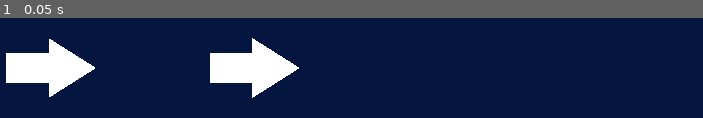
Above: before the commit, frame 1.
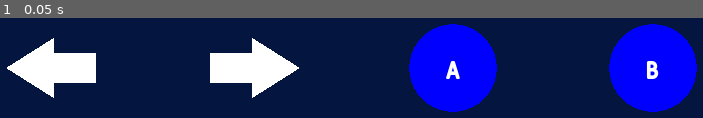
Above: after the commit, the same moment.

Repository: codemonsters/racekombat
Game: Godot game, scene res://Menu.tscn
Two runs of this game, one before a commit and one after it. Both use one fixed random seed, a clock stepped at 60 frames per second and the inputs below.
Inputs:
- Up to frame 1 (0.05 s): no input

The runs differ from the first frame. In frame 1, 19% of the frame differs, in the area x 0-100%, y 6-94%.
Error before the commit: Invalid set index 'rotation_degrees' (on base: 'Control') with value of type 'int'. (res://Menu.gd:11)

Commit message:
Añade botones y arregla rotación de flechas

Diff:
--- a/client/Arrow.tscn
+++ b/client/Assets/ArrowLeft.tscn
@@ -1,11 +1,14 @@
 [gd_scene format=2]
 
-[node name="Arrow" type="Control"]
+[node name="ArrowLeft" type="Control"]
 __meta__ = {
 "_edit_use_anchors_": false
 }
 
-[node name="Arrow" type="Polygon2D" parent="."]
+[node name="Node2D" type="Node2D" parent="."]
+rotation = -3.14159
+
+[node name="Arrow" type="Polygon2D" parent="Node2D"]
 position = Vector2( -72, -24 )
 scale = Vector2( 1.0625, 0.75 )
 polygon = PoolVector2Array( 0, 0, 0, 64, 64, 64, 64, 96, 135.529, 32, 64, -32, 64, 0 )
--- /dev/null
+++ b/client/Assets/ArrowRight.tscn
@@ -0,0 +1,13 @@
+[gd_scene format=2]
+
+[node name="ArrowRight" type="Control"]
+__meta__ = {
+"_edit_use_anchors_": false
+}
+
+[node name="Node2D" type="Node2D" parent="."]
+
+[node name="Arrow" type="Polygon2D" parent="Node2D"]
+position = Vector2( -72, -24 )
+scale = Vector2( 1.0625, 0.75 )
+polygon = PoolVector2Array( 0, 0, 0, 64, 64, 64, 64, 96, 135.529, 32, 64, -32, 64, 0 )
--- /dev/null
+++ b/client/Assets/Button.gd
@@ -0,0 +1,45 @@
+extends Control
+
+export(String) var button_name
+
+# Declare member variables here. Examples:
+# var a = 2
+# var b = "text"
+
+
+# Called when the node enters the scene tree for the first time.
+func _ready():
+	pass # Replace with function body.
+
+
+# Improved draw circle function (built in draw_circle() is pixelated)
+func draw_circle_custom(radius, color, maxerror = 0.1):
+
+	if radius <= 0.0:
+		return
+
+	var maxpoints = 1024 # I think this is renderer limit
+
+	var numpoints = ceil(PI / acos(1.0 - maxerror / radius))
+	numpoints = clamp(numpoints, 3, maxpoints)
+
+	var points = PoolVector2Array([])
+
+	for i in numpoints:
+		var phi = i * PI * 2.0 / numpoints
+		var v = Vector2(sin(phi), cos(phi))
+		points.push_back(v * radius)
+
+	draw_colored_polygon(points, color)
+
+
+func _draw():
+	draw_circle_custom(70, Color(0, 0, 1))
+	$Label.text = button_name
+	#draw_circle(Vector2(0,0), 70, Color(0, 0, 1))
+
+
+
+# Called every frame. 'delta' is the elapsed time since the previous frame.
+#func _process(delta):
+#	pass
--- /dev/null
+++ b/client/Assets/Button.tscn
@@ -0,0 +1,31 @@
+[gd_scene load_steps=4 format=2]
+
+[ext_resource path="res://Assets/Button.gd" type="Script" id=1]
+[ext_resource path="res://Assets/Fulbo-Tano.otf" type="DynamicFontData" id=2]
+
+[sub_resource type="DynamicFont" id=1]
+size = 40
+font_data = ExtResource( 2 )
+
+[node name="Button" type="Control"]
+script = ExtResource( 1 )
+__meta__ = {
+"_edit_use_anchors_": false
+}
+
+[node name="Label" type="Label" parent="."]
+anchor_left = 0.5
+anchor_top = 0.5
+anchor_right = 0.5
+anchor_bottom = 0.5
+margin_left = -20.0
+margin_top = -22.0
+margin_right = 20.0
+margin_bottom = 22.0
+custom_fonts/font = SubResource( 1 )
+align = 1
+valign = 1
+autowrap = true
+__meta__ = {
+"_edit_use_anchors_": false
+}
--- a/client/Menu.gd
+++ b/client/Menu.gd
@@ -7,8 +7,6 @@
 
 
 # Called when the node enters the scene tree for the first time.
-func _ready():
-	$HSplitContainer2/CenterContainer3/ArrowLeft.rotation_degrees = (180)
 
 ## Called every frame. 'delta' is the elapsed time since the previous frame.
 #func _process(delta):
--- a/client/Menu.tscn
+++ b/client/Menu.tscn
@@ -1,7 +1,9 @@
-[gd_scene load_steps=3 format=2]
+[gd_scene load_steps=5 format=2]
 
-[ext_resource path="res://Arrow.tscn" type="PackedScene" id=1]
+[ext_resource path="res://Assets/ArrowLeft.tscn" type="PackedScene" id=1]
 [ext_resource path="res://Menu.gd" type="Script" id=2]
+[ext_resource path="res://Assets/ArrowRight.tscn" type="PackedScene" id=3]
+[ext_resource path="res://Assets/Button.tscn" type="PackedScene" id=4]
 
 [node name="Node2D" type="Node2D"]
 script = ExtResource( 2 )
@@ -13,9 +15,6 @@
 __meta__ = {
 "_edit_use_anchors_": false
 }
-
-[node name="Timer" type="Timer" parent="."]
-autostart = true
 
 [node name="HSplitContainer2" type="HSplitContainer" parent="."]
 margin_right = 640.0
@@ -47,7 +46,7 @@
 "_edit_use_anchors_": false
 }
 
-[node name="ArrowRight" parent="HSplitContainer2/CenterContainer2" instance=ExtResource( 1 )]
+[node name="ArrowRight" parent="HSplitContainer2/CenterContainer2" instance=ExtResource( 3 )]
 margin_left = 157.0
 margin_top = 360.0
 margin_right = 157.0
@@ -57,8 +56,38 @@
 margin_left = 640.0
 margin_right = 1280.0
 margin_bottom = 720.0
+dragger_visibility = 2
 __meta__ = {
 "_edit_use_anchors_": false
 }
 
-[connection signal="timeout" from="Timer" to="." method="_on_Timer_timeout"]
+[node name="CenterContainer2" type="CenterContainer" parent="HSplitContainer"]
+margin_right = 320.0
+margin_bottom = 720.0
+size_flags_horizontal = 3
+__meta__ = {
+"_edit_use_anchors_": false
+}
+
+[node name="Button" parent="HSplitContainer/CenterContainer2" instance=ExtResource( 4 )]
+margin_left = 160.0
+margin_top = 360.0
+margin_right = 160.0
+margin_bottom = 360.0
+button_name = "A"
+
+[node name="CenterContainer3" type="CenterContainer" parent="HSplitContainer"]
+margin_left = 320.0
+margin_right = 640.0
+margin_bottom = 720.0
+size_flags_horizontal = 3
+__meta__ = {
+"_edit_use_anchors_": false
+}
+
+[node name="Button" parent="HSplitContainer/CenterContainer3" instance=ExtResource( 4 )]
+margin_left = 160.0
+margin_top = 360.0
+margin_right = 160.0
+margin_bottom = 360.0
+button_name = "B"
Binary file added: client/Assets/Fulbo-Tano.otf
